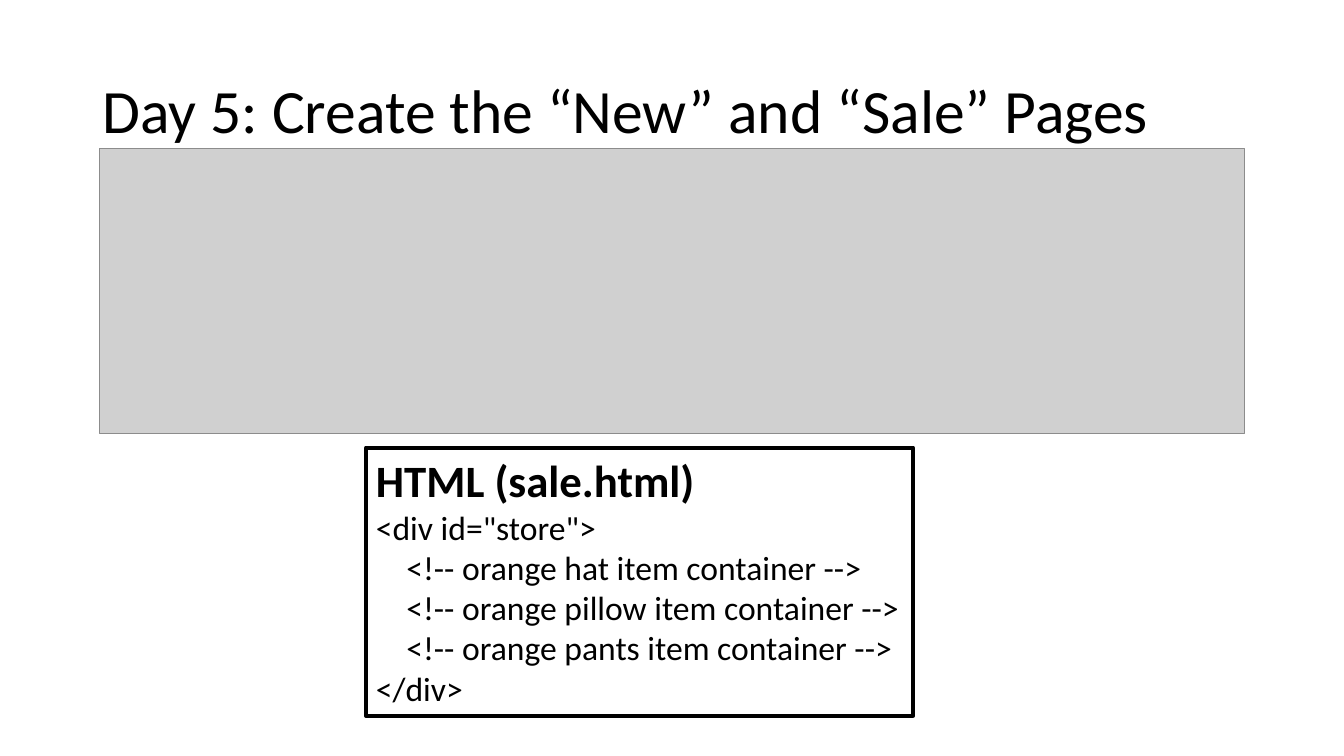
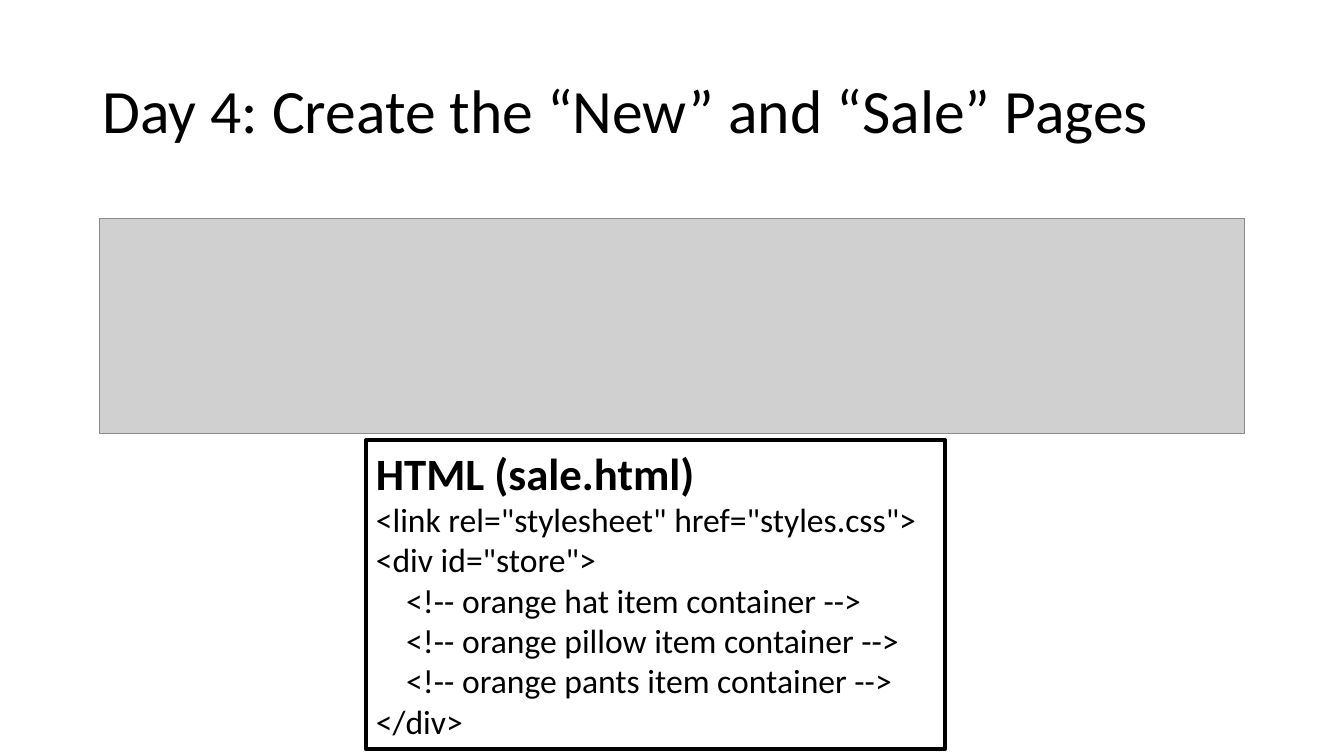
Before and after one commit to MrJoshGross/Course-Curricular-Material, a slide deck: slide 11 of Computer Science Discoveries/Projects/Project 3/Project 3 Checklist.pptx (slide 12 before the commit). Drawn at 1344x756 pixels with LibreOffice and Linux fonts; fonts in the diff are those of the drawing; grey boxes stand for pictures. Boxes give left, top, right and bottom in pixels: in the first picture for what was removed or moved away, otherwise in the second. Text is boxed around its words. In the diff, an @@ line names an element or a change of style, - is before the commit and + after.

```diff
--- a/Computer Science Discoveries/Projects/Project 3/Project 3 Checklist.pptx
+++ b/Computer Science Discoveries/Projects/Project 3/Project 3 Checklist.pptx
@@ title at <box>102,88,1148,144</box>: text changed @@
-Day 5: Create the “New” and “Sale” Pages
+Day 4: Create the “New” and “Sale” Pages
@@ picture: place and size @@
-picture at <box>99,149,1244,434</box>
+picture at <box>99,219,1244,435</box>
@@ rectangle "HTML (sale.html)": place and size @@
-rectangle "HTML (sale.html)" at <box>366,448,913,716</box>
+rectangle "HTML (sale.html)" at <box>366,441,946,749</box>
@@ text in rectangle at <box>376,508,916,538</box>: paragraph added @@
+<link rel="stylesheet" href="styles.css">
```
Also in this commit, not shown: 7 other slides changed, 1 slide added, 1 other file.
